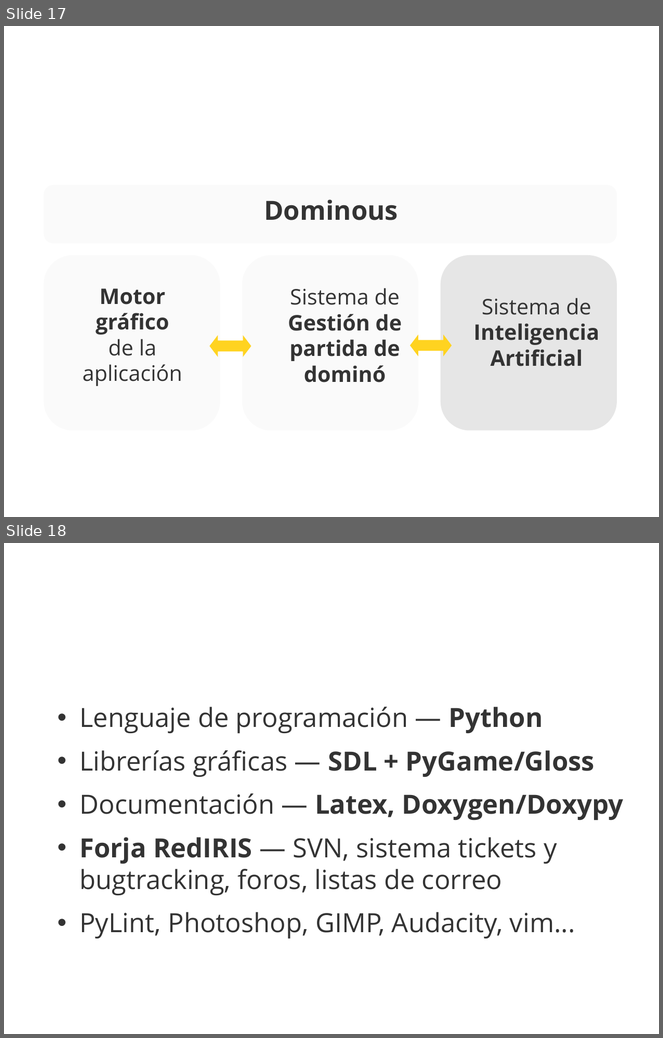
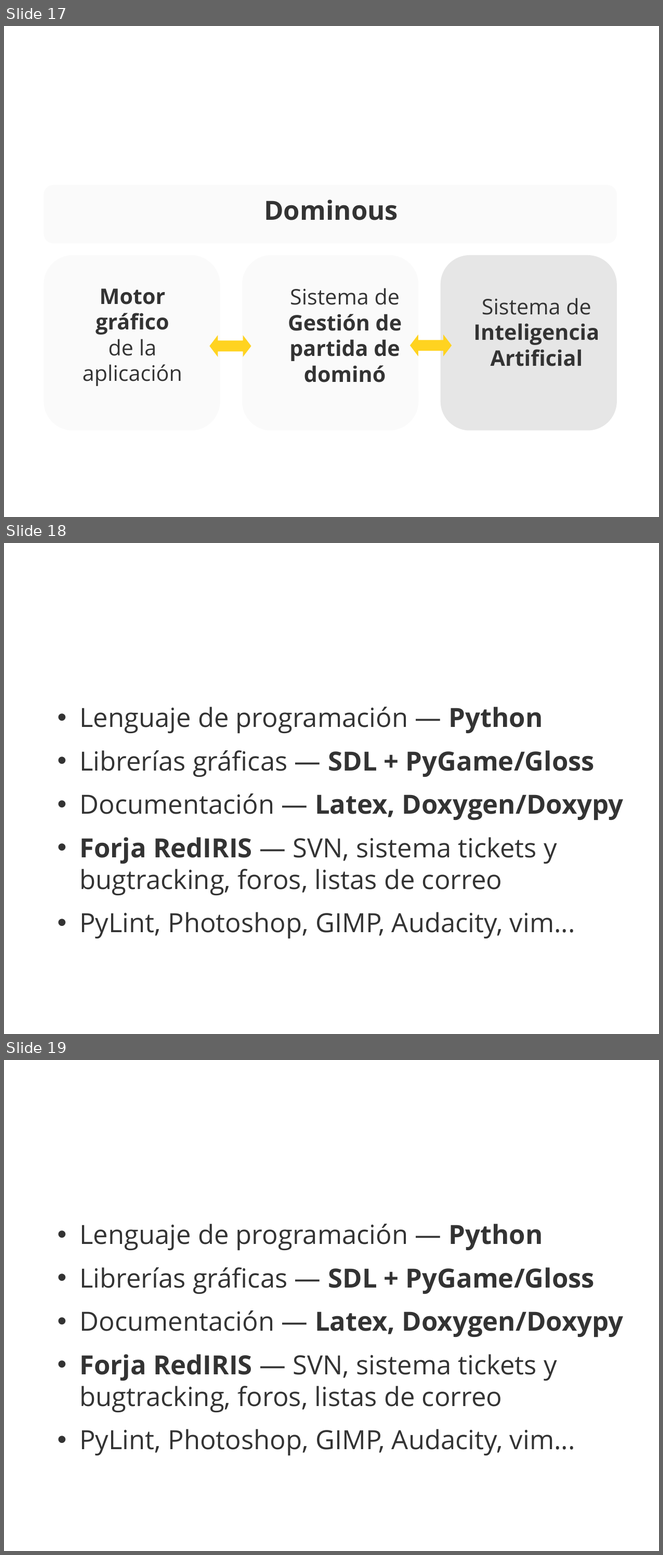
Before and after one commit to 3oheme/dominous, a slide deck: docs/presentacion/presentacion.odp. Shown one above the other, each under a label of ours: slides 17 and 18 before the commit, slides 17, 18 and 19 after it. The pictures are 663x1038 and 663x1555 pixels, drawn with LibreOffice and Linux fonts; fonts in the diff are those of the drawing; background and template pictures are left out. Boxes give left, top, right and bottom in pixels: in the first picture for what was removed or moved away, otherwise in the second. Text is boxed around its words. In the diff, an @@ line names an element or a change of style, - is before the commit and + after.

```diff
--- a/docs/presentacion/presentacion.odp
+++ b/docs/presentacion/presentacion.odp
@@ slide 18 added at [4,543,659,1034], background picture (left out) @@
@@ text added at [43,614,624,684], 54 pt, text #FFFFFF, bold @@
+Extensiones
@@ text added at [79,707,624,939], 32 pt, text #333333 @@
+• Lenguaje de programación — Python
+• Librerías gráficas — SDL + PyGame/Gloss
+• Documentación — Latex, Doxygen/Doxypy
+• Forja RedIRIS — SVN, sistema tickets y bugtracking, foros, listas de correo
+• PyLint, Photoshop, GIMP, Audacity, vim...
@@ what was slide 18 is now slide 19 @@
```
Also in this commit, not shown: 4 slides changed, 2 other slides added, 1 slide removed, 14 other files.
